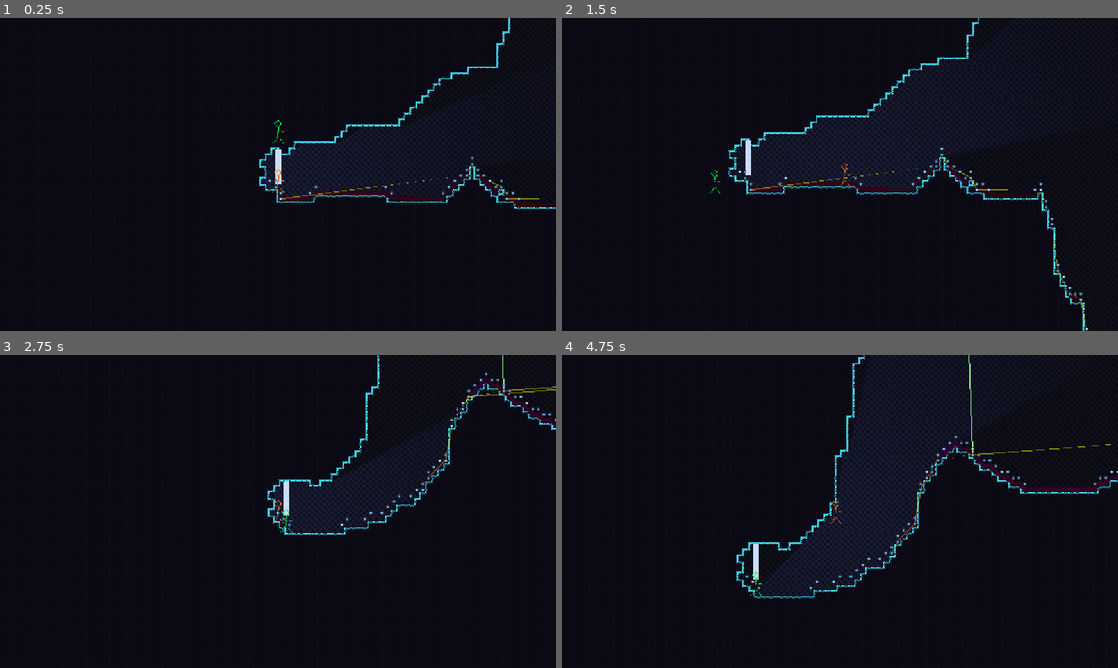
Above: before the commit, frames 1-4 (two rows, left to right).
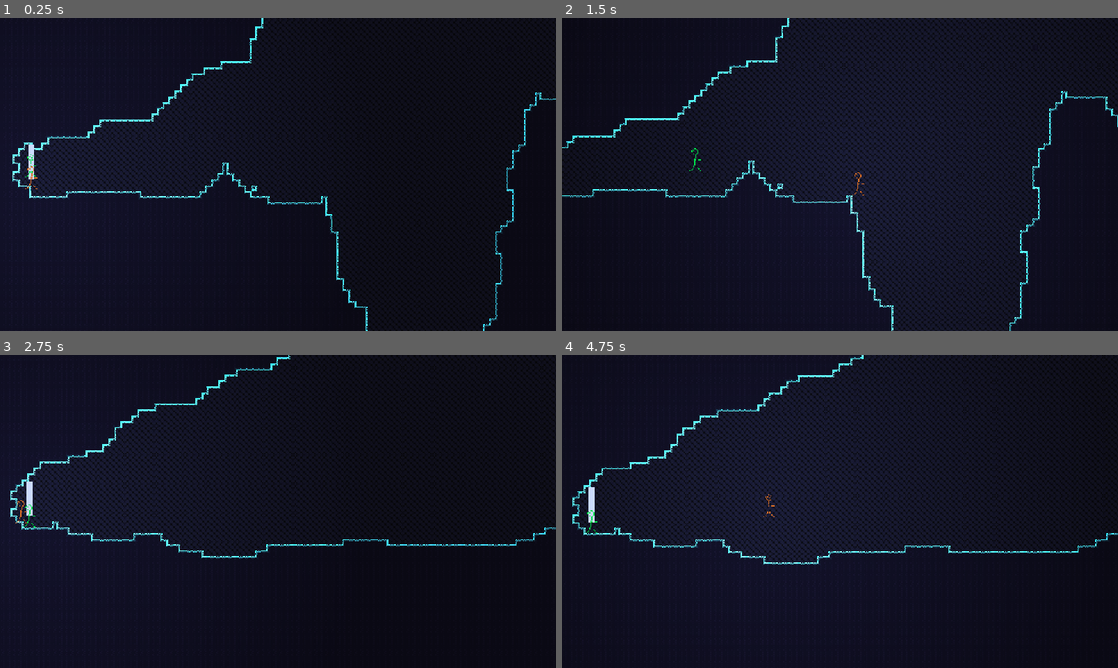
Above: after the commit, the same moments.

Repository: henreedev/exponential-climb
Game: Godot game, scene res://scenes/game.tscn
Two runs of this game, one before a commit and one after it. Both use one fixed random seed, a clock stepped at 60 frames per second and the inputs below. The engine's default icon, where the game draws it, is replaced by a stand-in: a white triangle on a blue panel in a dark square.
Inputs (mouse positions are in pixels of both pictures, inside the frame that each line leads up to):
- Up to frame 1 (0.25 s): no input
- Up to frame 2 (1.5 s): move the mouse to (962, 158) at 0.52 s; press the mouse at (962, 158) at 0.53 s; hold D (move_right) from 0.53 s (still down); tap Space (jump) at 0.77 s; move the mouse to (728, 190) at 1.27 s; release the mouse at (728, 190) at 1.28 s; tap Middle mouse button (teleport_enemy) at 1.35 s
- Up to frame 3 (2.75 s): tap Space (jump) at 1.52 s; move the mouse to (333, 442) at 2.02 s; release D (move_right) at 2.03 s; hold A (move_left) from 2.03 s (still down); hold R (test_generate_new_room) from 2.03 s (still down)
- Up to frame 4 (4.75 s): move the mouse to (812, 574) at 2.77 s; release A (move_left) at 2.78 s; release R (test_generate_new_room) at 2.78 s; hold D (move_right) 2.78-4.28 s; right-click (812, 574) at 2.85 s; tap Space (jump) at 3.02, 3.77, 4.52 s; move the mouse to (1006, 558) at 3.52 s; hold Q (toggle_loop) 3.53-4.28 s; tap F11 (fullscreen, bound only after the commit) at 4.15 s; move the mouse to (673, 464) at 4.27 s; hold A (move_left) from 4.28 s (still down); click (673, 464) at 4.35 s

The runs differ from the first frame. In frame 1, 11% of the frame differs, in the area x 0-100%, y 0-100%; in frame 2, 22%; in frame 3, 11%; in frame 4, 21%.

Commit message:
remove shadows, fix camera limits, add enemy hitbox

Diff:
--- a/autoload/pathfinding.gd
+++ b/autoload/pathfinding.gd
@@ -12,7 +12,7 @@
 ## The maximum horizontal distance two nodes can be placed apart when expecting the enemy to jump.
 @export var jump_distance: int = 12
 ## Shows node locations and colored path lines for debugging.
-@export var show_lines := true
+@export var show_lines := false
 
 ## The WALL tilemap layer.
 var tile_map_layer: TileMapLayer
--- /dev/null
+++ b/autoload/scene_manager.gd
@@ -0,0 +1,11 @@
+extends Node
+
+func _process(delta: float) -> void:
+	if Input.is_action_just_pressed("fullscreen"):
+		print("bruh")
+		if DisplayServer.window_get_mode() != DisplayServer.WINDOW_MODE_EXCLUSIVE_FULLSCREEN:
+			DisplayServer.window_set_mode(DisplayServer.WINDOW_MODE_EXCLUSIVE_FULLSCREEN)
+			Input.mouse_mode = Input.MOUSE_MODE_CONFINED
+		else:
+			DisplayServer.window_set_mode(DisplayServer.WINDOW_MODE_WINDOWED)
+			Input.mouse_mode = Input.MOUSE_MODE_CONFINED
--- a/project.godot
+++ b/project.godot
@@ -23,6 +23,11 @@
 Loop="*res://autoload/loop.gd"
 RegisterWeapons="*res://autoload/register_weapons.gd"
 Pathfinding="*res://autoload/pathfinding.gd"
+SceneManager="*res://autoload/scene_manager.gd"
+
+[debug]
+
+settings/stdout/print_fps=true
 
 [display]
 
@@ -93,14 +98,19 @@
 "events": [Object(InputEventMouseButton,"resource_local_to_scene":false,"resource_name":"","device":-1,"window_id":0,"a …(258 unchanged characters)…
 ]
 }
+fullscreen={
+"deadzone": 0.2,
+"events": [Object(InputEventKey,"resource_local_to_scene":false,"resource_name":"","device":-1,"window_id":0,"alt_pressed":false,"shift_pressed":false,"ctrl_pressed":false,"meta_pressed":false,"pressed":false,"keycode":0,"physical_keycode":4194342,"key_label":0,"unicode":0,"location":0,"echo":false,"script":null)
+]
+}
 
 [layer_names]
 
 2d_physics/layer_1="Player"
 2d_physics/layer_2="Enemies"
 2d_physics/layer_3="Map"
-2d_physics/layer_4="Player Projectiles"
-2d_physics/layer_5="Enemy Projectiles"
+2d_physics/layer_4="Player Attacks"
+2d_physics/layer_5="Enemy Attacks"
 
 [physics]
 
--- a/scenes/enemy/enemy.tscn
+++ b/scenes/enemy/enemy.tscn
@@ -6,7 +6,11 @@
 [sub_resource type="CapsuleShape2D" id="CapsuleShape2D_a3pup"]
 radius = 3.0
 
+[sub_resource type="RectangleShape2D" id="RectangleShape2D_a3pup"]
+size = Vector2(16, 32)
+
 [node name="Enemy" type="CharacterBody2D"]
+z_index = 1
 collision_layer = 2
 collision_mask = 4
 floor_constant_speed = true
@@ -14,11 +18,23 @@
 floor_snap_length = 4.0
 script = ExtResource("1_a3pup")
 
-[node name="CollisionShape2D" type="CollisionShape2D" parent="."]
+[node name="CollisionBox" type="CollisionShape2D" parent="."]
 position = Vector2(0, -11)
 shape = SubResource("CapsuleShape2D_a3pup")
+debug_color = Color(0, 0.6, 0.7, 0.099)
 
 [node name="Sprite2D" type="Sprite2D" parent="."]
 modulate = Color(0, 2, 2, 1)
 position = Vector2(0, -12)
 texture = ExtResource("1_4a83h")
+
+[node name="Hitbox" type="Area2D" parent="."]
+collision_layer = 2
+collision_mask = 0
+monitoring = false
+metadata/_edit_group_ = true
+
+[node name="HitboxShape" type="CollisionShape2D" parent="Hitbox"]
+position = Vector2(0, -12)
+shape = SubResource("RectangleShape2D_a3pup")
+debug_color = Color(0.972, 0, 0.445, 0.045)
--- a/scenes/game.tscn
+++ b/scenes/game.tscn
@@ -6,10 +6,10 @@
 
 [node name="Game" type="Node2D"]
 
-[node name="Floor" parent="." instance=ExtResource("2_lnu2h")]
-
 [node name="Player" parent="." instance=ExtResource("1_uwrxv")]
 position = Vector2(0, -16)
 
 [node name="Enemy" parent="." instance=ExtResource("3_lnu2h")]
 position = Vector2(0, -48)
+
+[node name="Floor" parent="." instance=ExtResource("2_lnu2h")]
--- a/scenes/player/player.tscn
+++ b/scenes/player/player.tscn
@@ -8,13 +8,14 @@
 radius = 5.0
 
 [node name="Player" type="CharacterBody2D"]
+z_index = 1
 collision_mask = 20
 floor_constant_speed = true
 floor_max_angle = 1.39626
 floor_snap_length = 4.0
 script = ExtResource("1_8afob")
 
-[node name="CollisionShape2D" type="CollisionShape2D" parent="."]
+[node name="CollisionBox" type="CollisionShape2D" parent="."]
 position = Vector2(0, 1)
 shape = SubResource("CapsuleShape2D_dovo2")
 
@@ -22,15 +23,16 @@
 texture = ExtResource("2_dovo2")
 
 [node name="Camera2D" type="Camera2D" parent="."]
+unique_name_in_owner = true
 zoom = Vector2(1.5, 1.5)
 process_callback = 0
+limit_smoothed = true
 position_smoothing_enabled = true
 position_smoothing_speed = 9.23
 
 [node name="PointLight2D" type="PointLight2D" parent="."]
+energy = 1.2
 range_item_cull_mask = 2
-shadow_enabled = true
-shadow_filter = 2
 shadow_item_cull_mask = 2
 texture = ExtResource("3_gmlin")
 texture_scale = 5.0
--- a/scripts/environment/room.gd
+++ b/scripts/environment/room.gd
@@ -215,14 +215,10 @@
 
 
 func place_room_tiles():
-	var start_door_pos := wall_layer.local_to_map(info.start_door_pos)
-	var main_door_pos := wall_layer.local_to_map(info.main_door_world_pos)
-
-	var top_left_pos := Vector2i(mini(start_door_pos.x, main_door_pos.x), mini(start_door_pos.y, main_door_pos.y))
-	var bottom_right_pos := Vector2i(maxi(start_door_pos.x, main_door_pos.x), maxi(start_door_pos.y, main_door_pos.y))
-	# Fill in bg
-	# Carve out edges first, then insides (to clear up any edges overlapping with insides)
+	# The terrain tiles to be placed at the end.
 	var wall_cells : Array[Vector2i] = []
+
+	# Form a polygon that fills the inside of the map, then find tiles that are just outside of that polygon
 	var main_polygon := TilePath.map_to_packed_vec2_arr(info.main_path.polygon.polygon, false, true)
 	var main_convex_hull = Geometry2D.convex_hull(main_polygon)
 	var side_polygons := []
@@ -234,25 +230,55 @@
 		side_polygons.append(poly)
 		side_convex_hulls.append(convex_hull)
 
+	# Merge all polygons and convex hulls together
 	for i in range(len(side_polygons)):
 		var merged_polys = Geometry2D.merge_polygons(main_polygon, side_polygons[i])
 		main_polygon = merged_polys[0]
 		var merged_hulls = Geometry2D.merge_polygons(main_convex_hull, side_convex_hulls[i])
 		main_convex_hull = merged_hulls[0]
-	main_convex_hull = Geometry2D.offset_polygon(main_convex_hull, 1)[0]
-	#main_convex_hull = Geometry2D.offset_polygon(main_polygon, 1)[0]
+	#main_convex_hull = Geometry2D.offset_polygon(main_convex_hull, 2)[0]
+	main_convex_hull = Geometry2D.offset_polygon(main_polygon, 2)[0]
 	print("Created polygons in ", Time.get_ticks_msec() - time, " ms")
-	const PADDING_TILES := 50
+
+	# Find bounds of tilemap
+	var top_left_pos := Vector2i.MAX
+	var bottom_right_pos := Vector2i.MIN
+	for i in range(main_convex_hull.size()):
+		var point = main_convex_hull[i]
+		if point.x < top_left_pos.x:
+			top_left_pos.x = point.x
+		if point.y < top_left_pos.y:
+			top_left_pos.y = point.y
+		if point.x > bottom_right_pos.x:
+			bottom_right_pos.x = point.x
+		if point.y > bottom_right_pos.y:
+			bottom_right_pos.y = point.y
+
+	#var top_left_pos := Vector2i(mini(start_door_pos.x, main_door_pos.x), mini(start_door_pos.y, main_door_pos.y))
+
+	var world_top_left_pos = wall_layer.map_to_local(top_left_pos) - Vector2(4, 4)
+	var world_bottom_right_pos = wall_layer.map_to_local(bottom_right_pos) - Vector2(4, 4)
+	Global.player.camera.limit_left = world_top_left_pos.x
+	Global.player.camera.limit_top = world_top_left_pos.y
+	Global.player.camera.limit_right = world_bottom_right_pos.x
+	Global.player.camera.limit_bottom = world_bottom_right_pos.y
+
+	const PADDING_TILES := 1
+	var expansion = Vector2i(PADDING_TILES, PADDING_TILES)
+	top_left_pos -= expansion
+	bottom_right_pos += expansion
+
+	# Fill in tilemap with either background (inside of paths),
+	#  wall tiles(outside of paths), or terrain (edges of paths
 	time = Time.get_ticks_msec()
-	for y in range(top_left_pos.y - PADDING_TILES, bottom_right_pos.y + PADDING_TILES):
-		for x in range(top_left_pos.x - PADDING_TILES, bottom_right_pos.x + PADDING_TILES):
+	for y in range(top_left_pos.y, bottom_right_pos.y):
+		for x in range(top_left_pos.x, bottom_right_pos.x):
 			var coord = Vector2(x, y)
 			bg_layer.set_cell(coord, 0, BG_ATLAS_COORDS)
 			if Geometry2D.is_point_in_polygon(coord, main_convex_hull):
 				if not Geometry2D.is_point_in_polygon(coord, main_polygon):
 					wall_cells.append(Vector2i(coord))
 			else:
-				#continue
 				wall_layer.set_cell(coord, 1, TERRAIN_WALL_INSIDE_ATLAS_COORDS)
 	print("Set down tiles in ", Time.get_ticks_msec() - time, " ms")
 	time = Time.get_ticks_msec()
--- a/scripts/player/player.gd
+++ b/scripts/player/player.gd
@@ -94,6 +94,9 @@
 @onready var sprite : Sprite2D = $Sprite2D
 #endregion Animation
 
+#region Camera
+@onready var camera: Camera2D = %Camera2D
+#endregion Camera
 
 func _ready() -> void:
 	Global.player = self
@@ -213,8 +216,9 @@
 #endregion Reimplementing basic physics
 
 func _physics_process(delta: float) -> void:
-	#print("Physics vel: ",  Vector2i(physics_velocity))
-	#print("Platfor vel: ",  Vector2i(platforming_velocity))
+	# Ensure velocity does not grow while at a visible standstill
+	if get_real_velocity().length_squared() < 0.005:
+		velocity = get_real_velocity()
 	# Calculate physics velocity
 	physics_velocity = velocity
 	_flush_forces_and_impulses(delta)
--- a/scripts/utilities/tilepath.gd
+++ b/scripts/utilities/tilepath.gd
@@ -239,49 +239,6 @@
 static func manhattan_dist(a : Vector2i, b : Vector2i):
 	return abs(a.x - b.x) + abs(a.y - b.y)
 
-#static func reorder_points(points: Array) -> Array:
-	## Convert points to a set for fast lookup
-	#var point_set = {}
-	#for point in points:
-		#point_set[point] = true
-#
-	## Find the starting point (lowest-leftmost point)
-	#var start_point = points[0]
-	#for point in points:
-		#if point.y < start_point.y or (point.y == start_point.y and point.x < start_point.x):
-			#start_point = point
-#
-	## Trace the edge with backtracking
-	#var ordered_points = {}
-	#var stack = [start_point]  # Stack to manage the traversal path
-	#var visited = {}  # To track visited points
-	#visited[start_point] = true
-#
-	#while stack.size() > 0:
-		#var current = stack[stack.size() - 1]  # Peek at the top of the stack
-		#ordered_points[current] = null
-		##point_set.erase(current)  # Mark as visited by removing it from the set
-#
-		## Find unvisited neighbors
-		#var neighbors = get_unvisited_neighbors(current, visited, point_set)
-		#if neighbors.size() > 0:
-			## Choose the first neighbor (clockwise priority)
-			#var next_point = neighbors[0]
-			#stack.append(next_point)  # Add to stack
-			#visited[next_point] = true
-		#else:
-			## Dead end, backtrack
-			#stack.pop_back()
-#
-		## If we complete the loop, stop
-		#if stack.size() > 1 and stack[stack.size() - 1] == start_point:
-			#print("POG!!!")
-			#break
-	#
-	#var res = ordered_points.keys()
-	#res.append(start_point)
-	#return res
-
 # Helper function to get neighbors in clockwise order
 static func get_unvisited_neighbors(current, visited, point_set):
 	var neighbors = []
Not shown, added: autoload/scene_manager.gd.uid
Not shown: 1 places in scenes/enemy/enemy.tscn that only renumber resources
